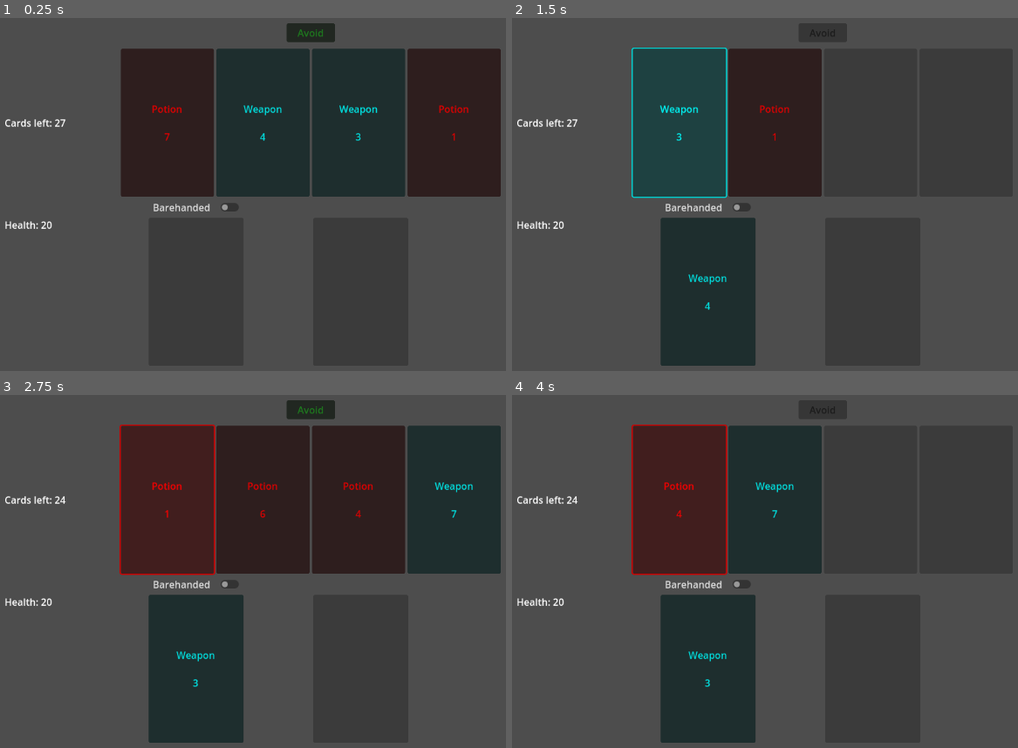
Above: before the commit, frames 1-4 (two rows, left to right).
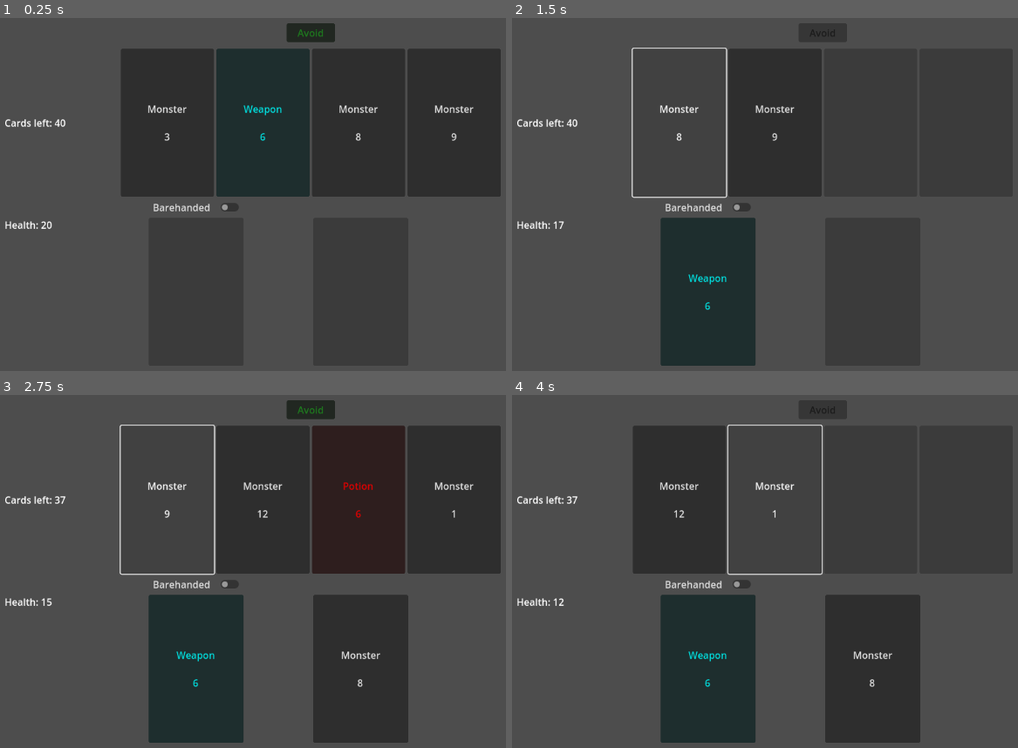
Above: after the commit, the same moments.

Repository: Krokou/Suits-Crawl
Game: Godot game, scene res://scenes/Testing.tscn
Same seed, same stepped clock (60 frames per second), same inputs: the game is played once before the commit and once after it.
Inputs:
- Up to frame 1 (0.25 s): no input
- Up to frame 2 (1.5 s): click "Potion 7" (after the commit: "Monster 3") at 0.5 s; click "Weapon 4" (after the commit: "Weapon 6") at 1.25 s
- Up to frame 3 (2.75 s): click "Weapon 3" (after the commit: "Monster 8") at 2 s
- Up to frame 4 (4 s): click "Potion 1" (after the commit: "Monster 9") at 2.75 s; click "Potion 6" at 3.5 s

The runs differ from the first frame. In frame 1, 0.5% of the frame differs, in the area x 10-94%, y 24-35%; in frame 2, 8.3%; in frame 3, 8.6%; in frame 4, 8.8%, in the area x 8-76%, y 8-83%.

Commit message:
Correct number of monster cards
Added correct number of monster cards

Diff:
--- a/scripts/Game.gd
+++ b/scripts/Game.gd
@@ -31,10 +31,11 @@
 
 	for i in range(monster_count):
 		deck.append(Card.new(CARD_TYPE.MONSTER, i + 1))
+		deck.append(Card.new(CARD_TYPE.MONSTER, i + 1))
 	for i in range(potion_count):
-		deck.append(Card.new(CARD_TYPE.POTION, i + 1))
+		deck.append(Card.new(CARD_TYPE.POTION, i + 2))
 	for i in range(weapon_count):
-		deck.append(Card.new(CARD_TYPE.WEAPON, i + 1))
+		deck.append(Card.new(CARD_TYPE.WEAPON, i + 2))
 
 	print("Printing deck")
 	for i in deck:
@@ -52,7 +53,7 @@
 
 func draw_room():
 	assert(current_room.size() <= 1)
-	assert(deck.size() >= 3)
+	assert(deck.size() >= 1)
 
 	if has_avoided:
 		has_avoided = false
